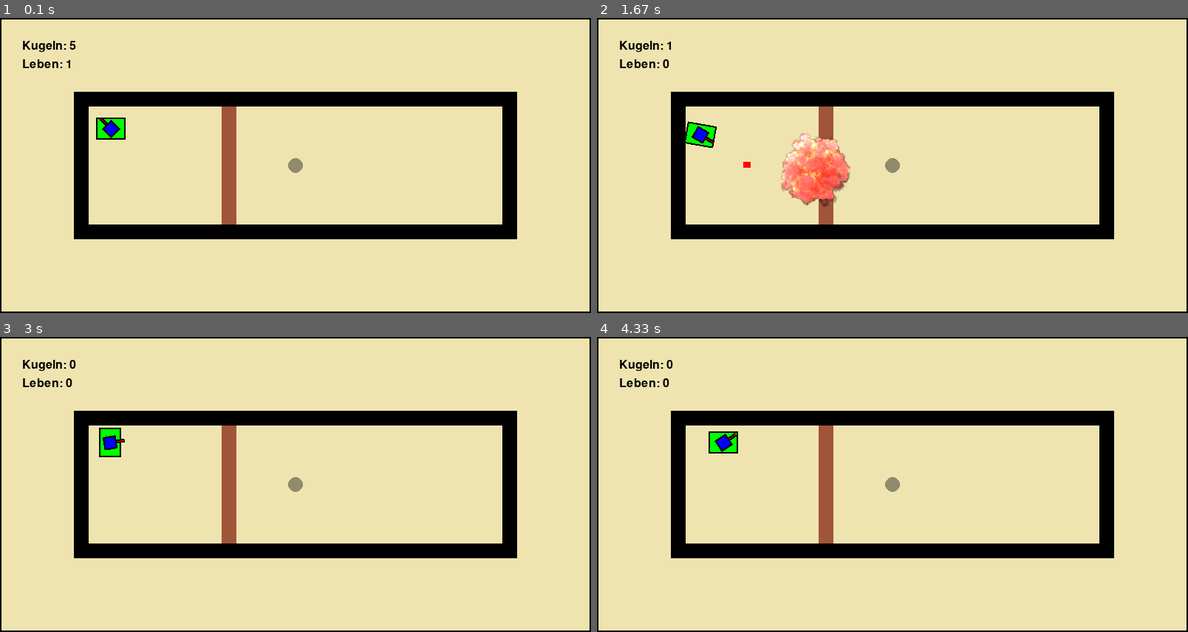
Above: before the commit, frames 1-4 (two rows, left to right).
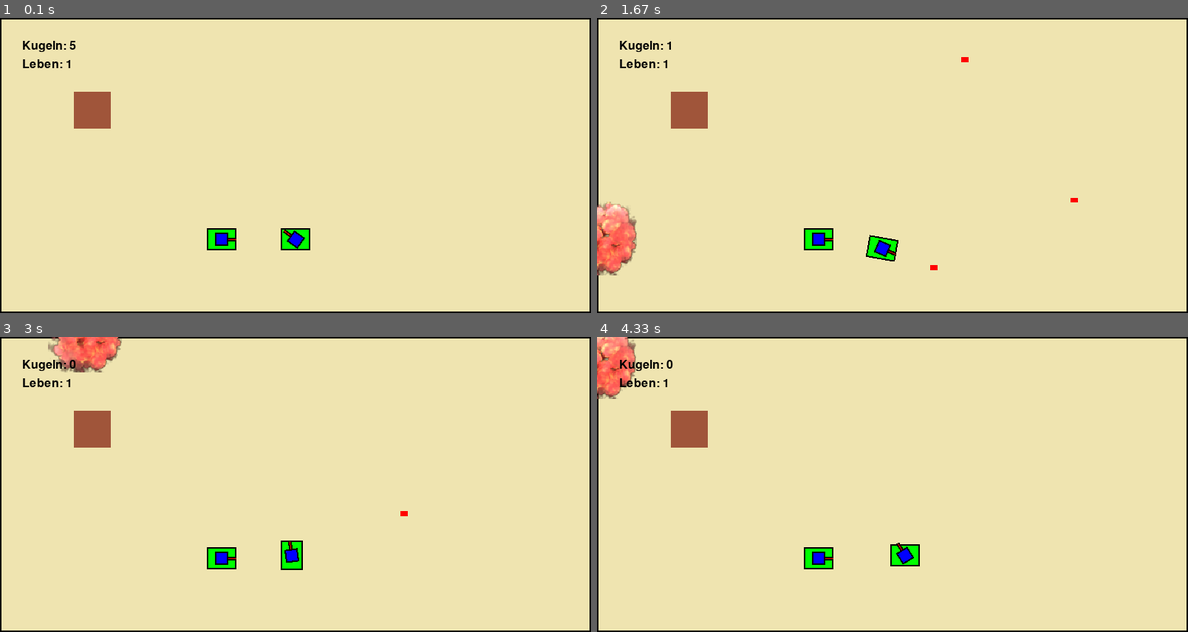
Above: after the commit, the same moments.

Repository: Keksfabrik-glitch/Panzerkiste
Game: pygame game, started from Main.py
Two runs of this game, one before a commit and one after it. Both use one fixed random seed, a clock stepped at 60 frames per second and the inputs below.
Inputs (mouse positions are in pixels of both pictures, inside the frame that each line leads up to):
- Up to frame 1 (0.1 s): no input
- Up to frame 2 (1.67 s): press the mouse at (1081, 156) at 0.37 s; move the mouse to (987, 171) at 0.47 s; release the mouse at (892, 183) at 0.6 s; hold D 0.67-1.13 s; click (709, 236) at 0.75 s; hold W 1.17-1.47 s; click (939, 227) at 1.25 s; hold D from 1.5 s (still down); click (916, 262) at 1.58 s
- Up to frame 3 (3 s): release D at 1.97 s; hold A 2-2.53 s; click (100, 375) at 2.08 s; hold S 2.57-2.87 s; click (224, 443) at 2.65 s; hold A from 2.9 s (still down); click (271, 413) at 2.98 s
- Up to frame 4 (4.33 s): release A at 3.3 s; hold W 3.33-3.7 s; click (1117, 375) at 3.42 s; hold D from 3.73 s (still down); click (797, 390) at 3.82 s

The runs differ from the first frame. In frame 1, 11% of the frame differs, in the area x 12-88%, y 25-79%; in frame 2, 15%, in the area x 0-88%, y 13-88%; in frame 3, 13%; in frame 4, 13%.

Commit message:
kleiner push

Diff:
--- a/panzer.py
+++ b/panzer.py
@@ -24,7 +24,7 @@
 spieler_gruppe = pygame.sprite.Group()
 löcher = pygame.sprite.Group()
 GelegteMienen = pygame.sprite.Group()
-feindPanzer = pygame.sprite.Group()
+feindPanzerGR = pygame.sprite.Group()
 
 screen = pygame.display.set_mode((WIDTH,HEIGHT))  # screengröße für den Startbildschirm
 ## CLASSES
@@ -48,7 +48,7 @@
         self.schuss_cooldown = 250
         self.kugeln = 5
         self.maxKugeln = 5
-        self.kugelSpeed = 10
+        self.kugelSpeed = 10 #bei manchen
         self.nachladezeit = 3
         self.letzterSchuss = 0
         self.letzterEinzelschuss = 0
@@ -191,27 +191,6 @@
         if self.leben <= 0:
             print("Ende")
             #running = False
-class FeindPanzerManage():
-    def __init__(self):
-        self.panzer =  {}
-    def NeuerPanzer(self,level,typ,position):
-        id = randomNameID().join(str(level))
-        if typ == "stehend": # viel Lebel   # int(min(MAX, MIN + (level - 1) *STEIGUNG))
-            leben = int(min(10, 1 + (level - 1) *0.6)) #steigt: [a,a][b,b][c][d,d]... max 10
-            kannFahren = False
-            geschwindigkeit = 0
-            drehgeschwindigkeit = int(min(12, 2 + (level - 1) *0.4)) #steigt: [a,a,][b,b][c,c,c][d,d]... max 12
-            schuss_cooldown = int(max(50, 500 + (level - 1) *-20)) # sinkt um -20
-            kugeln = int(min(20, 1 + (level - 1) *0.8)) #steigt: [a,a,][b][c][d,d]... max 20 [19]
-            #maxKugeln = kugeln
-            kugelSpeed = int(min(12, 8 + (level - 1) *0.5)) #steigt: [a,a,][b,b][c,c][d,d,d..] max 12, min 8
-            nachladezeit = int(max(1, 50 + (level - 1) *-1.5))/10 #sink: -[a],-[b],-[a]... max 5, min 0.1  #/10 damit es im Nachstellenbereich ist
-            self.panzer = self.panzer + FeindPanzer(position,id,level,leben,kannFahren,geschwindigkeit,drehgeschwindigkeit,schuss_cooldown,kugeln,kugelSpeed,nachladezeit)
-            # Mienen Stats und appraller danach noch...
-#Testing
-#FM = FeindPanzerManage()
-#for i in range(1,25):
-    #FM.NeuerPanzer(i,"stehend",(0,0))
 class FeindPanzer(pygame.sprite.Sprite):
 
     def __init__(self, position,Name,level,leben,kannFahren,geschwindigkeit,drehgeschwindigkeit,schuss_cooldown,kugeln,kugelSpeed,nachladezeit):
@@ -243,6 +222,7 @@
         self.abprallChance = 0.75
         self.mienenPos = []
 
+
         #  Grafik:
         #  Unten
         self.body_surface = pygame.Surface((panzer_größe * 0.75, panzer_größe), pygame.SRCALPHA)
@@ -373,6 +353,31 @@
         if self.leben <= 0:
             print("Ende")
             #running = False
+
+class FeindPanzerManage():
+    def __init__(self):
+        self.panzer =  []
+    def NeuerPanzer(self,level,typ,position):
+        id = randomNameID().join(str(level))
+        if typ == "stehend": # viel Lebel   # int(min(MAX, MIN + (level - 1) *STEIGUNG))
+            leben = int(min(10, 1 + (level - 1) *0.6)) #steigt: [a,a][b,b][c][d,d]... max 10
+            kannFahren = False
+            geschwindigkeit = 0
+            drehgeschwindigkeit = int(min(12, 2 + (level - 1) *0.4)) #steigt: [a,a,][b,b][c,c,c][d,d]... max 12
+            schuss_cooldown = int(max(50, 500 + (level - 1) *-20)) # sinkt um -20
+            kugeln = int(min(20, 1 + (level - 1) *0.8)) #steigt: [a,a,][b][c][d,d]... max 20 [19]
+            #maxKugeln = kugeln
+            kugelSpeed = int(min(12, 8 + (level - 1) *0.5)) #steigt: [a,a,][b,b][c,c][d,d,d..] max 12, min 8
+            nachladezeit = int(max(1, 50 + (level - 1) *-1.5))/10 #sink: -[a],-[b],-[a]... max 5, min 0.1  #/10 damit es im Nachstellenbereich ist
+            neuerPanzer = FeindPanzer(position,id,level,leben,kannFahren,geschwindigkeit,drehgeschwindigkeit,schuss_cooldown,kugeln,kugelSpeed,nachladezeit)
+            self.panzer.append(neuerPanzer)
+            feindPanzerGR.add(neuerPanzer)
+            # Mienen Stats und appraller danach noch...
+#Testing
+FM = FeindPanzerManage()
+#for i in range(1,25):
+FM.NeuerPanzer(1,"stehend",(300,300))
+
 class Explosion(pygame.sprite.Sprite):
     def __init__(self, x, y):
         super().__init__()
@@ -621,7 +626,7 @@
         screen = pygame.display.set_mode((WIDTH, HEIGHT))  # Fenstergröße für das Spiel
     pygame.display.set_caption("Panzerkiste")  # Fenstertitel
 
-    lade_map(M.map_3)
+    lade_map(M.map_test)
     running = True
     clock = pygame.time.Clock()
 
@@ -659,11 +664,11 @@
             player.kugeln = player.maxKugeln
         GelegteMienen.update()
         spieler_gruppe.update()
-        feindPanzer.update()
+        feindPanzerGR.update()
         kugel_gruppe.update()
         kugel_gruppe.draw(screen)
         spieler_gruppe.draw(screen)
-        feindPanzer.draw(screen)
+        feindPanzerGR.draw(screen)
         wände.draw(screen)
         explosions_gruppe.update()
         explosions_gruppe.draw(screen)
Empty file added: magic.py
